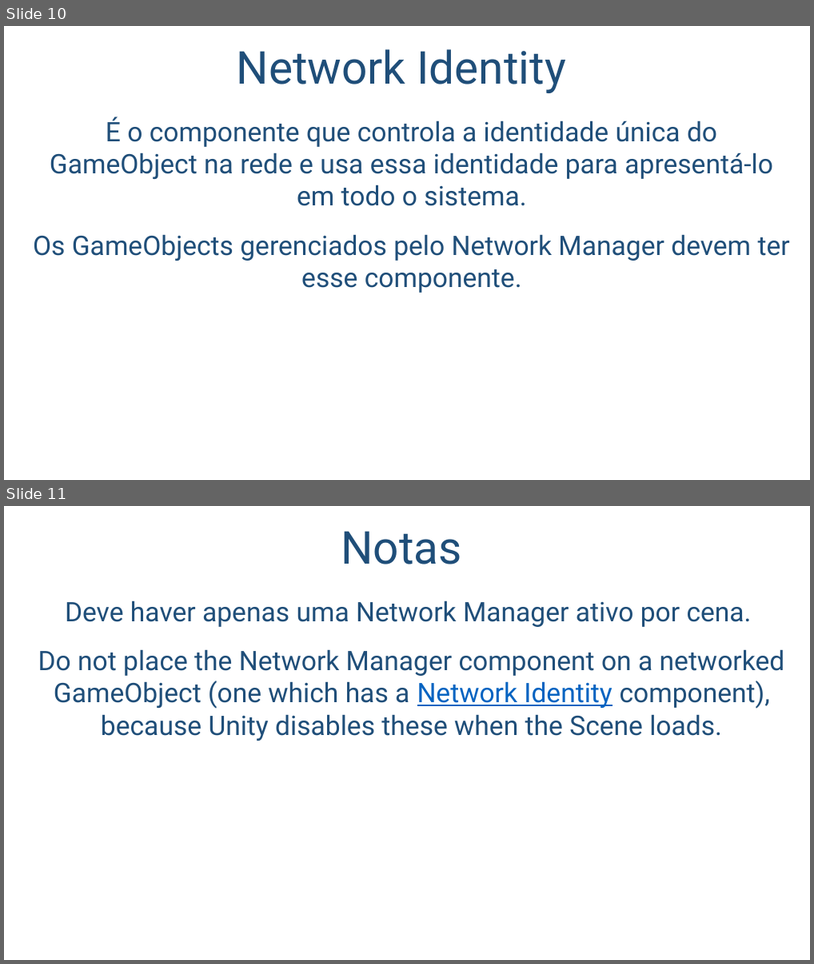
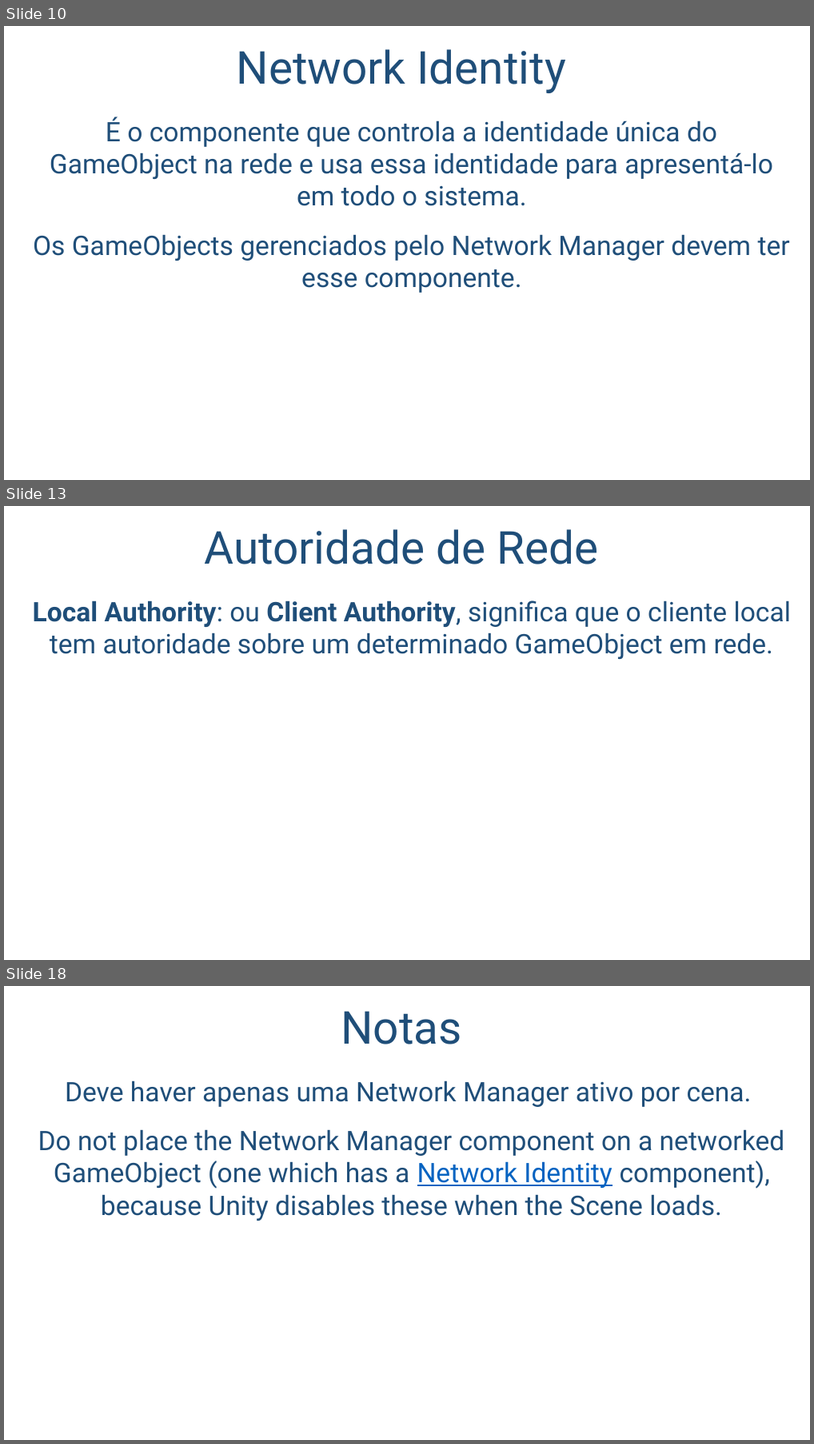
Before and after one commit to salmo-jr/public-slides, a slide deck: unity-multiplayer.pptx. Shown one above the other, each under a label of ours: slides 10 and 11 before the commit, slides 10, 13 and 18 after it; the slides between them are not shown. The pictures are 814x964 and 814x1444 pixels, drawn with LibreOffice and Linux fonts; fonts in the diff are those of the drawing; background and template pictures are left out. Boxes give left, top, right and bottom in pixels: in the first picture for what was removed or moved away, otherwise in the second. Text is boxed around its words. In the diff, an @@ line names an element or a change of style, - is before the commit and + after.

Commit message:
adição dos slides: - Autoridade de Rede; - Propriedades de Contexto de Rede; - Network Transform; - Método OnStartLocalPlayer; e - Atributo Command.

```diff
--- a/unity-multiplayer.pptx
+++ b/unity-multiplayer.pptx
@@ slide 13 added at (4, 506, 810, 960), background picture (left out) @@
@@ title added at (204, 529, 598, 564), 54 pt, text #1F4E79 @@
+Autoridade de Rede
@@ text added at (33, 600, 791, 659), 32 pt, text #1F4E79 @@
+Local Authority: ou Client Authority, significa que o cliente local tem autoridade sobre um determinado GameObject em rede.
@@ what was slide 11 is now slide 18 @@
```
Also in this commit, not shown: 2 slides changed, 6 other slides added.
